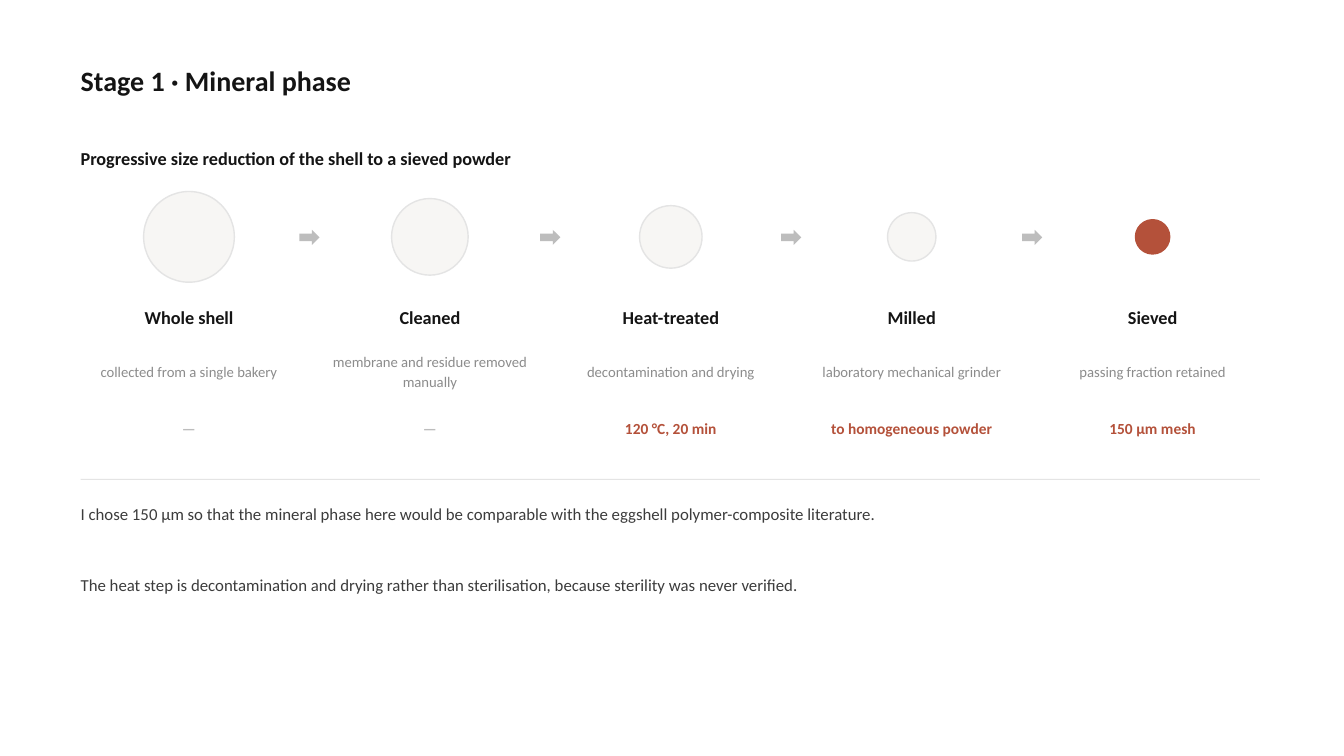
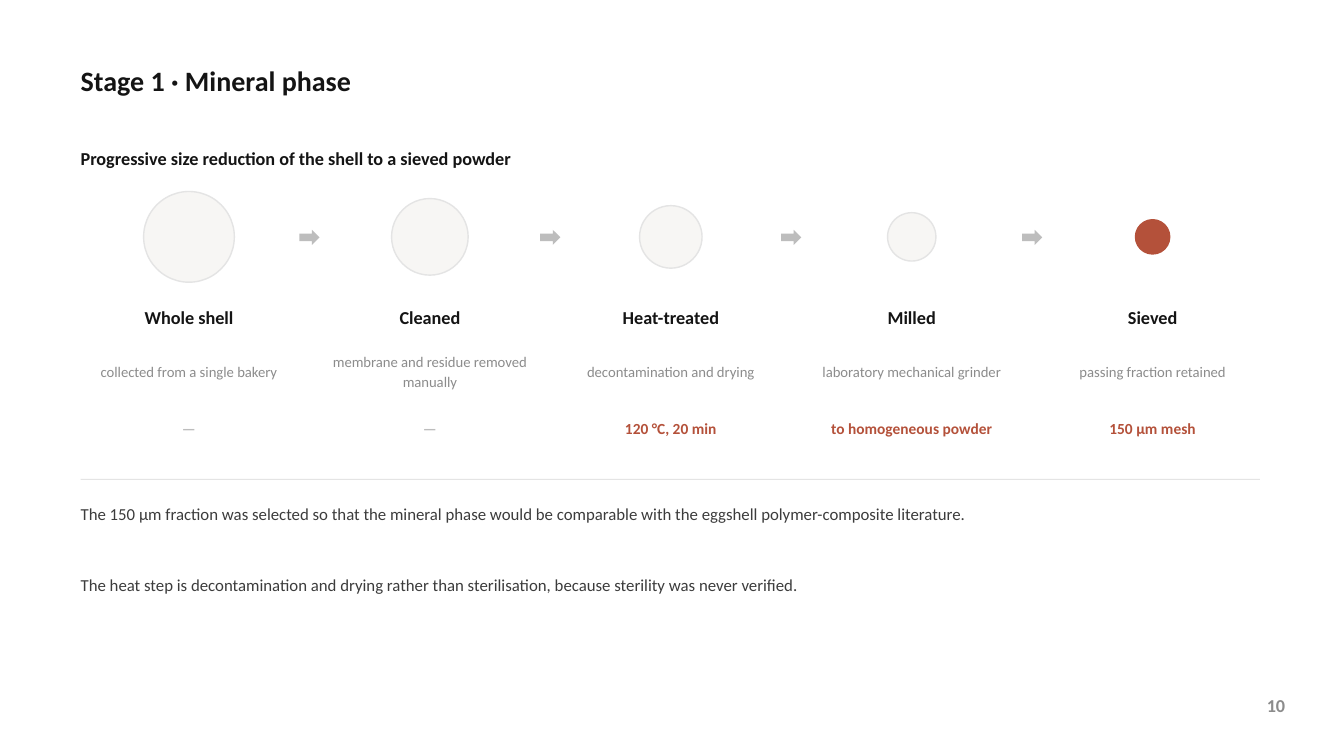
Before and after one commit to bunal91/sanat-ve-mekan, a slide deck: slide 10 of konferans-bildirisi/06-sunum/ICSMMEP26_Presentation_Unal.pptx. Drawn at 1344x756 pixels with LibreOffice and Linux fonts; fonts in the diff are those of the drawing. Boxes give left, top, right and bottom in pixels: in the first picture for what was removed or moved away, otherwise in the second. Text is boxed around its words. In the diff, an @@ line names an element or a change of style, - is before the commit and + after.

```diff
--- a/konferans-bildirisi/06-sunum/ICSMMEP26_Presentation_Unal.pptx
+++ b/konferans-bildirisi/06-sunum/ICSMMEP26_Presentation_Unal.pptx
@@ text at box(81, 508, 964, 523): text changed @@
-I chose 150 µm so that the mineral phase here would be comparable with the eggshell polymer-composite literature.
+The 150 µm fraction was selected so that the mineral phase would be comparable with the eggshell polymer-composite literature.
@@ text added at box(1267, 700, 1285, 712), 13 pt, text #8C8C8C, bold @@
+10
```
Also in this commit, not shown: 24 other slides changed, 6 other files.
